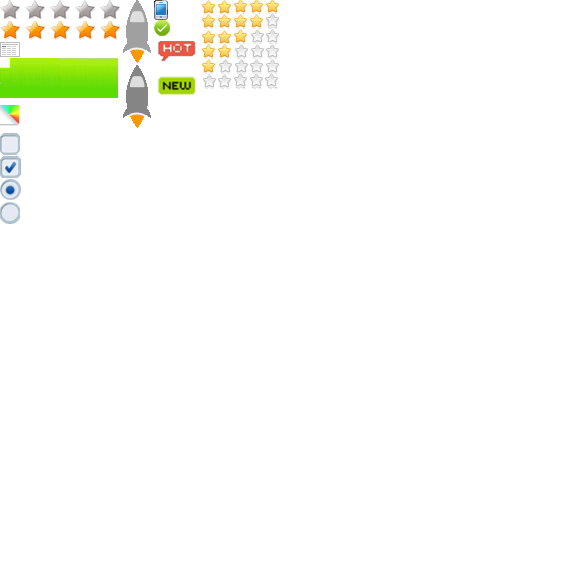
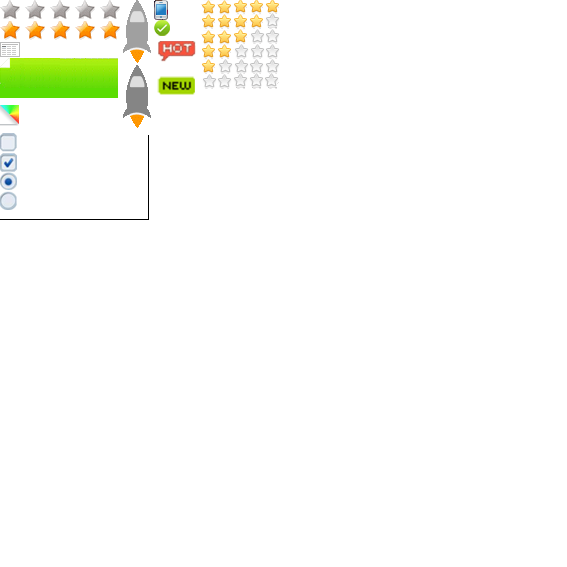
Two versions of the same layered image (567×567). Layer-by-layer changes:
painted on "checkbox2" over (0, 133, 149, 224)
